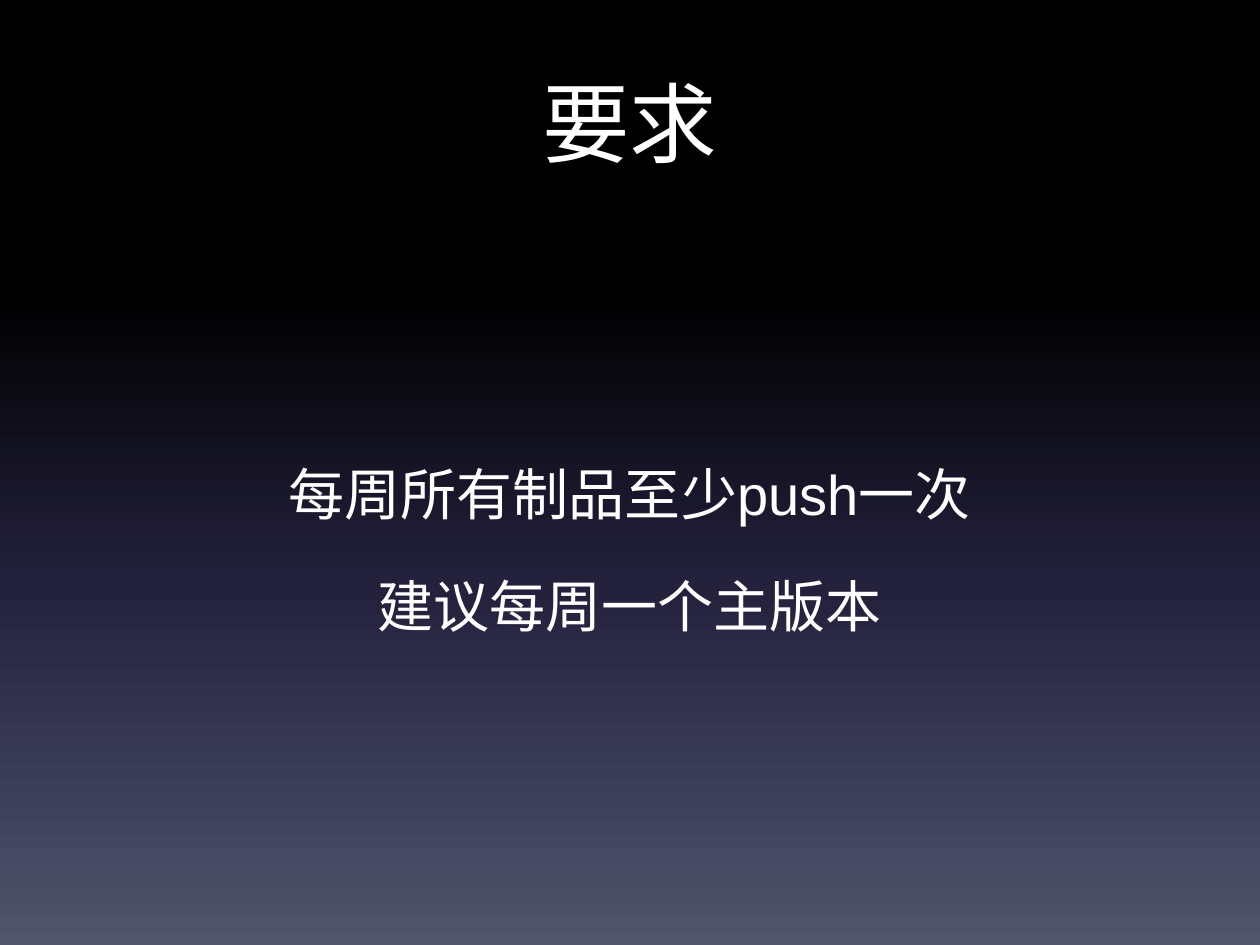
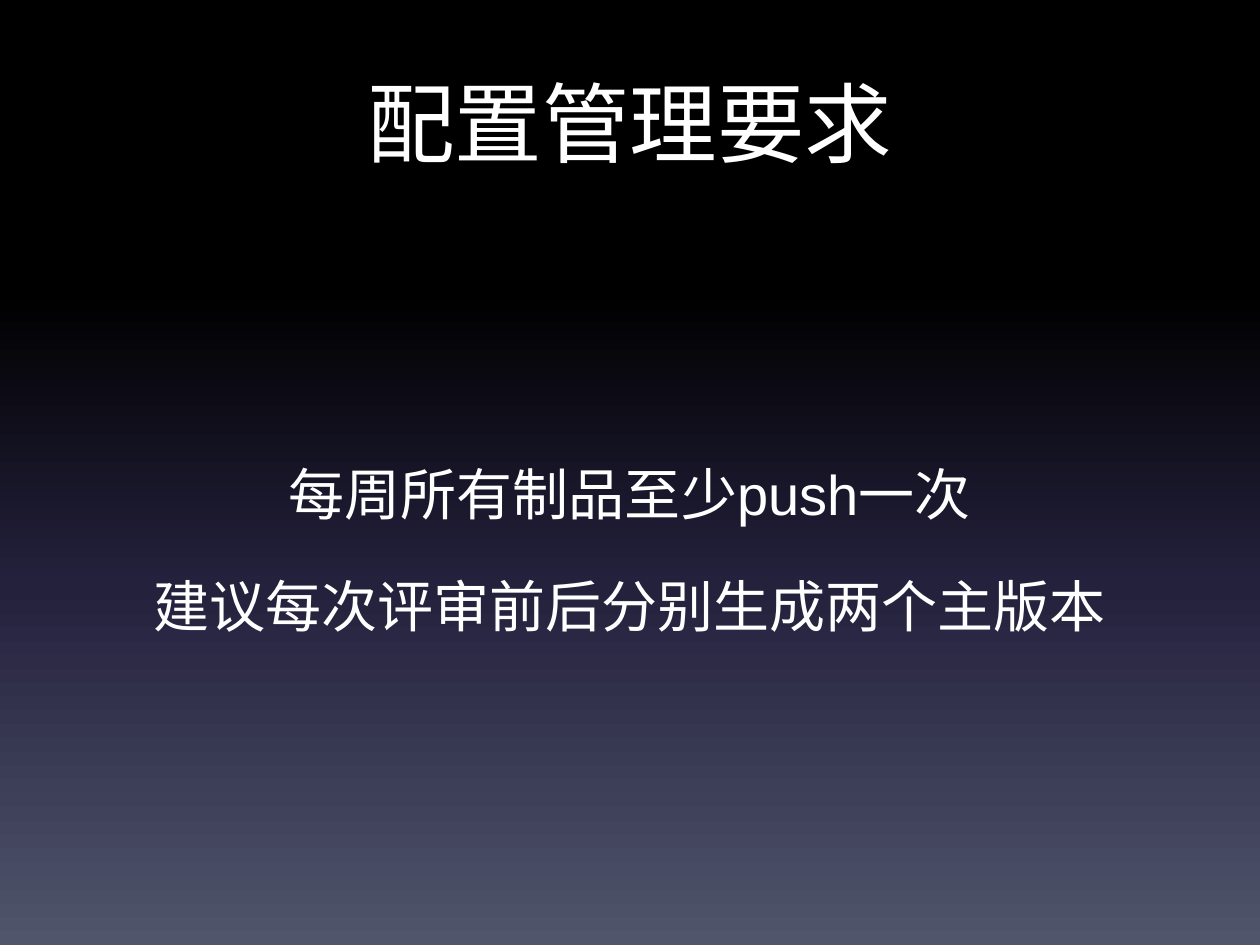
Before and after one commit to bhsei/ppt, a slide deck: slide 16 of 工具介绍和制品管理.pptx (slide 12 before the commit). Drawn at 1260x945 pixels with LibreOffice and Linux fonts; fonts in the diff are those of the drawing. Boxes give left, top, right and bottom in pixels: in the first picture for what was removed or moved away, otherwise in the second. Text is boxed around its words. In the diff, an @@ line names an element or a change of style, - is before the commit and + after.

Commit message:
2-ppt添加项目管理

```diff
--- a/工具介绍和制品管理.pptx
+++ b/工具介绍和制品管理.pptx
@@ title at (x1=367, y1=82, x2=892, y2=164): text changed @@
-要求
+配置管理要求
@@ text at (x1=153, y1=579, x2=1105, y2=632): text changed @@
-建议每周一个主版本
+建议每次评审前后分别生成两个主版本
```
Also in this commit, not shown: 3 other slides changed, 4 slides added.
